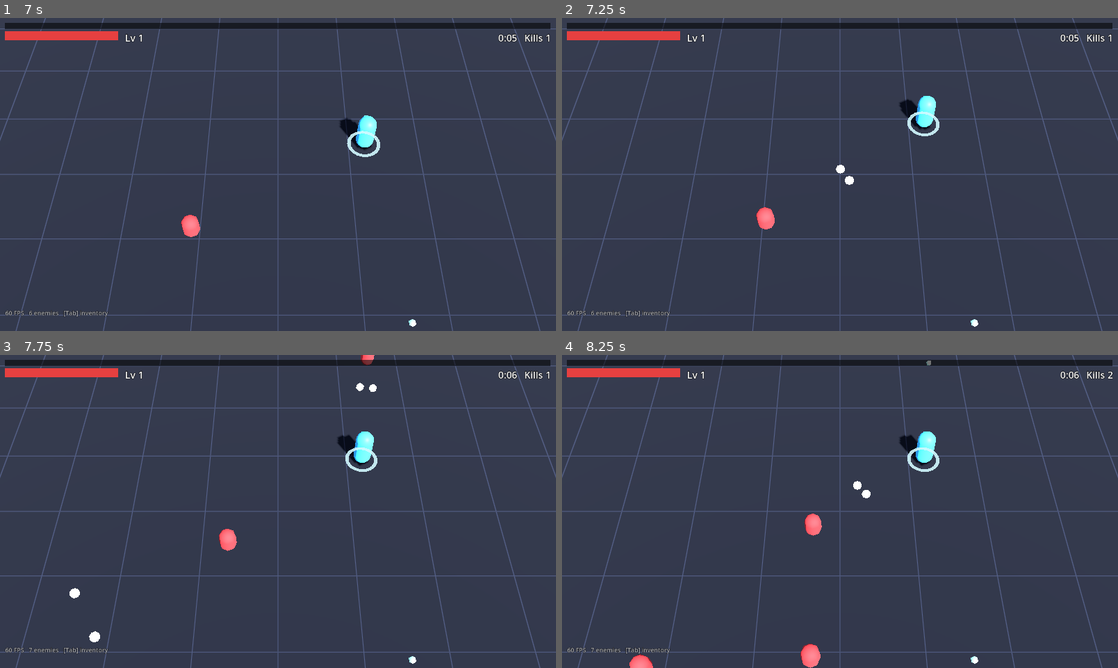
Above: before the commit, frames 1-4 (two rows, left to right).
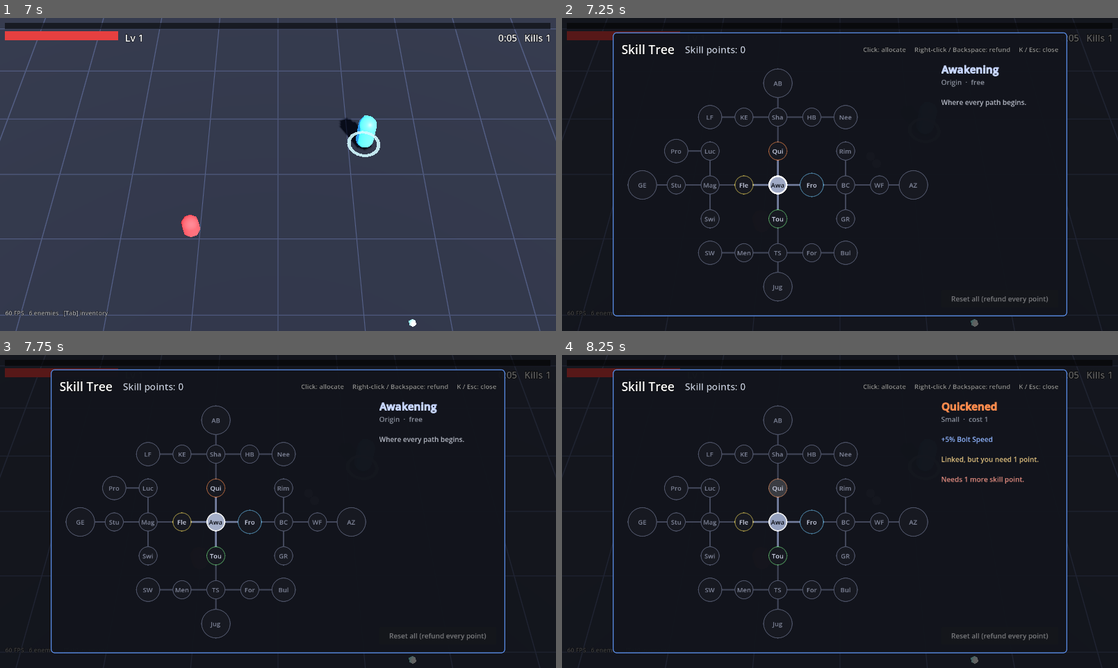
Above: after the commit, the same moments.

Repository: MarkJRogers92/ARPG
Game: Godot game, scene res://scenes/main.tscn
Same seed, same stepped clock (60 frames per second), same inputs: the game is played once before the commit and once after it.
Inputs (mouse positions are in pixels of both pictures, inside the frame that each line leads up to):
- Up to frame 1 (7 s): tap Enter at 0.5, 5 s; move the mouse to (400, 158) at 0.52 s; hold D (move_right) 0.53-1.25 s; tap Backspace at 0.6, 2.1 s; click (400, 158) at 0.67 s; tap Delete at 0.8, 2.3, 3.8, 5.1, 6.6 s; drag from (166, 190) to (250, 237) at 1.27 s; tap Space at 2 s; move the mouse to (333, 105) at 2.02 s; hold D (move_right) 2.03-2.75 s; click (333, 105) at 2.17 s; drag from (250, 237) to (111, 127) at 2.77 s; move the mouse to (444, 221) at 3.52 s; hold A (move_left) 3.53-4.25 s; tap 1 at 3.6 s; click (444, 221) at 3.67 s; tap Tab (inventory) at 4.15 s; drag from (111, 127) to (194, 96) at 4.27 s; move the mouse to (305, 174) at 5.02 s; hold S (move_down) 5.03-5.75 s; click (305, 174) at 5.17 s; tap Escape (ui_cancel) at 5.65 s; drag from (194, 96) to (166, 190) at 5.77 s; move the mouse to (400, 158) at 6.52 s; hold W (move_up) from 6.53 s (still down); click (400, 158) at 6.67 s
- Up to frame 2 (7.25 s): keep holding W (move_up); tap K (skill_tree, bound only after the commit) at 7.15 s
- Up to frame 3 (7.75 s): release W (move_up) at 7.25 s; click (216, 520) at 7.25 s, where only the run after the commit has a clickable "Awa"
- Up to frame 4 (8.25 s): click (778, 486) at 8 s, where only the run after the commit has a clickable "Qui"

Frame 1 is identical in both runs. In frame 2, 96% of the frame differs, in the area x 0-100%, y 0-100%; in frame 3, 96%; in frame 4, 96%.

Commit message:
Add the skill tree screen, HUD indicator and tests
K (gamepad Back) opens a pausing skill tree screen: a node graph with
drawn links, nodes colored by branch and styled by state (owned, available,
reachable but unaffordable, locked), a details pane with each modifier
colored by upside or downside, allocate on click or Enter, refund on
right-click or Backspace, and a reset button. Refusals say why (not
linked, not enough points, other nodes depend on it).

The HUD shows unspent skill points and a toast announces new ones.
tools/skill_ui_test.gd drives the real screen through the real input action.

Co-Authored-By: Claude <noreply@anthropic.com>
Claude-Session: https://claude.ai/code/session_01A9szgScGYmL6Tz5tVYtqyC

Diff:
--- a/project.godot
+++ b/project.godot
@@ -56,3 +56,9 @@
 , Object(InputEventJoypadButton,"resource_local_to_scene":false,"resource_name":"","device":-1,"button_index":3,"pressure":0.0,"pressed":false,"script":null)
 ]
 }
+skill_tree={
+"deadzone": 0.2,
+"events": [Object(InputEventKey,"resource_local_to_scene":false,"resource_name":"","device":-1,"window_id":0,"alt_pressed":false,"shift_pressed":false,"ctrl_pressed":false,"meta_pressed":false,"pressed":false,"keycode":0,"physical_keycode":75,"key_label":0,"unicode":0,"location":0,"echo":false,"script":null)
+, Object(InputEventJoypadButton,"resource_local_to_scene":false,"resource_name":"","device":-1,"button_index":4,"pressure":0.0,"pressed":false,"script":null)
+]
+}
--- a/scenes/main.tscn
+++ b/scenes/main.tscn
@@ -10,6 +10,7 @@
 [ext_resource type="Script" path="res://scripts/hud.gd" id="8_hud"]
 [ext_resource type="Script" path="res://scripts/items/loot_manager.gd" id="10_loot"]
 [ext_resource type="Script" path="res://scripts/inventory_screen.gd" id="11_inventory"]
+[ext_resource type="Script" path="res://scripts/skills/skill_tree_screen.gd" id="12_skills"]
 [ext_resource type="Shader" path="res://shaders/ground_grid.gdshader" id="9_shader"]
 
 [sub_resource type="Environment" id="Environment_main"]
@@ -105,3 +106,6 @@
 
 [node name="InventoryScreen" type="CanvasLayer" parent="."]
 script = ExtResource("11_inventory")
+
+[node name="SkillTreeScreen" type="CanvasLayer" parent="."]
+script = ExtResource("12_skills")
--- a/scripts/hud.gd
+++ b/scripts/hud.gd
@@ -9,6 +9,7 @@
 var _hp_bar: ProgressBar
 var _xp_bar: ProgressBar
 var _level_label: Label
+var _skill_label: Label
 var _time_label: Label
 var _kills_label: Label
 var _debug_label: Label
@@ -28,12 +29,14 @@
 
 
 ## Refresh the always-on display. Cheap enough to call every frame.
-func refresh(stats: PlayerStats, elapsed: float, kills: int, enemies: int) -> void:
+func refresh(stats: PlayerStats, elapsed: float, kills: int, enemies: int, skill_points := 0) -> void:
 	_hp_bar.max_value = stats.max_hp
 	_hp_bar.value = stats.hp
 	_xp_bar.max_value = stats.xp_to_next
 	_xp_bar.value = stats.xp
 	_level_label.text = "Lv %d" % stats.level
+	_skill_label.visible = skill_points > 0
+	_skill_label.text = "%d skill point%s  [K]" % [skill_points, "" if skill_points == 1 else "s"]
 	_time_label.text = _format_time(elapsed)
 	_kills_label.text = "Kills %d" % kills
 	_debug_label.text = "%d FPS   %d enemies   [Tab] inventory" % [Engine.get_frames_per_second(), enemies]
@@ -127,6 +130,10 @@
 	row.add_child(_hp_bar)
 	_level_label = _make_label(22)
 	row.add_child(_level_label)
+	_skill_label = _make_label(18)
+	_skill_label.modulate = Color(1.0, 0.85, 0.3)
+	_skill_label.visible = false
+	row.add_child(_skill_label)
 	var spacer := Control.new()
 	spacer.size_flags_horizontal = Control.SIZE_EXPAND_FILL
 	spacer.mouse_filter = Control.MOUSE_FILTER_IGNORE
--- a/scripts/main.gd
+++ b/scripts/main.gd
@@ -23,6 +23,7 @@
 @onready var _director: WaveDirector = $WaveDirector
 @onready var _hud: Hud = $Hud
 @onready var _inventory_screen: InventoryScreen = $InventoryScreen
+@onready var _skill_screen: SkillTreeScreen = $SkillTreeScreen
 @onready var _ground: Node3D = $Ground
 
 
@@ -40,6 +41,10 @@
 	_hud.upgrade_chosen.connect(_on_upgrade_chosen)
 	_inventory_screen.setup(_player)
 	_inventory_screen.closed.connect(func() -> void: get_tree().paused = false)
+	_skill_screen.setup(_player)
+	_skill_screen.closed.connect(func() -> void: get_tree().paused = false)
+	_player.skill_points_gained.connect(func(n: int) -> void:
+		_hud.toast("+%d skill point%s  [K]" % [n, "" if n == 1 else "s"], Color(1.0, 0.85, 0.3)))
 	_hud.restart_pressed.connect(func() -> void: get_tree().reload_current_scene())
 
 
@@ -78,15 +83,23 @@
 			snappedf(_player.global_position.x, GROUND_SNAP), 0.0,
 			snappedf(_player.global_position.z, GROUND_SNAP))
 
-	_hud.refresh(_player.stats, elapsed, kills, _enemy_count())
+	_hud.refresh(_player.stats, elapsed, kills, _enemy_count(), _player.skills.points)
 
 
 func _unhandled_input(event: InputEvent) -> void:
-	# While the screen is open it handles its own close key (the tree is paused).
-	if event.is_action_pressed("inventory") and not _choosing_upgrade and not _game_over:
-		get_tree().paused = true
-		_inventory_screen.open()
-		get_viewport().set_input_as_handled()
+	# While a screen is open it handles its own close key (the tree is paused).
+	if _choosing_upgrade or _game_over:
+		return
+	if event.is_action_pressed("inventory"):
+		_open_screen(_inventory_screen)
+	elif event.is_action_pressed("skill_tree"):
+		_open_screen(_skill_screen)
+
+
+func _open_screen(screen: Node) -> void:
+	get_tree().paused = true
+	screen.open()
+	get_viewport().set_input_as_handled()
 
 
 func _enemy_count() -> int:
--- /dev/null
+++ b/scripts/skills/skill_tree_screen.gd
@@ -0,0 +1,330 @@
+class_name SkillTreeScreen
+extends CanvasLayer
+## The pausing skill tree screen, built in code like the other panels.
+##
+## Click a node to allocate it, right-click (or Backspace on a focused node) to
+## refund it. Hover or focus a node for its details. Arrow keys / d-pad move
+## between nodes and Enter allocates, so it plays on a controller too.
+##
+## Node states: owned (filled), available (bright ring: linked to something you
+## own and affordable), reachable but too expensive (dim ring), locked (grey).
+
+signal closed
+
+const SPACING := 78.0
+const NODE_SIZES := {
+	SkillData.Tier.SMALL: 44.0,
+	SkillData.Tier.NOTABLE: 56.0,
+	SkillData.Tier.KEYSTONE: 68.0,
+}
+
+var _tree: SkillTree
+
+var _root: Control
+var _canvas: Control
+var _buttons := {}
+var _points_label: Label
+var _details: RichTextLabel
+var _reset_button: Button
+var _shown := SkillData.ROOT
+var _message := ""
+
+
+func _ready() -> void:
+	process_mode = Node.PROCESS_MODE_ALWAYS # works while the tree is paused
+	layer = 11
+	_build()
+	_root.hide()
+
+
+func setup(player: Player) -> void:
+	_tree = player.skills
+	_tree.changed.connect(func() -> void:
+		if is_open():
+			_refresh())
+
+
+func is_open() -> bool:
+	return _root.visible
+
+
+func open() -> void:
+	_message = ""
+	_refresh()
+	_root.show()
+	# Start on something you can actually buy, or the origin.
+	var start: String = SkillData.ROOT
+	for id: String in SkillData.ids():
+		if _tree.can_allocate(id):
+			start = id
+			break
+	(_buttons[start] as Button).grab_focus.call_deferred()
+
+
+func close() -> void:
+	_root.hide()
+	closed.emit()
+
+
+func _input(event: InputEvent) -> void:
+	if is_open() and (event.is_action_pressed("skill_tree") or event.is_action_pressed("ui_cancel")):
+		close()
+		get_viewport().set_input_as_handled()
+
+
+# --- actions ---------------------------------------------------------------------
+
+func _on_node_pressed(id: String) -> void:
+	_shown = id
+	if _tree.is_allocated(id):
+		_message = ""
+	elif not _tree.is_reachable(id):
+		_message = "[color=#e08a7e]Not connected to your tree yet.[/color]"
+	elif not _tree.can_allocate(id):
+		var missing := SkillData.cost(id) - _tree.points
+		_message = "[color=#e08a7e]Needs %d more skill point%s.[/color]" % [missing, "" if missing == 1 else "s"]
+	else:
+		_message = ""
+		_tree.allocate(id)
+		return # changed() refreshes
+	_show_details()
+
+
+func _on_node_input(event: InputEvent, id: String) -> void:
+	var refund := false
+	var mouse := event as InputEventMouseButton
+	if mouse and mouse.pressed and mouse.button_index == MOUSE_BUTTON_RIGHT:
+		refund = true
+	var key := event as InputEventKey
+	if key and key.pressed and not key.echo and key.keycode in [KEY_BACKSPACE, KEY_DELETE]:
+		refund = true
+	if not refund:
+		return
+	_shown = id
+	if _tree.is_allocated(id) and id != SkillData.ROOT and not _tree.can_refund(id):
+		_message = "[color=#e08a7e]Other nodes depend on this one. Refund those first.[/color]"
+		_show_details()
+	else:
+		_message = ""
+		_tree.refund(id)
+	get_viewport().set_input_as_handled()
+
+
+func _on_reset_pressed() -> void:
+	_message = ""
+	_tree.reset()
+
+
+# --- drawing ---------------------------------------------------------------------
+
+func _refresh() -> void:
+	for id: String in _buttons:
+		_style_button(_buttons[id], id)
+	_points_label.text = "Skill points: %d" % _tree.points
+	_points_label.modulate = Color(1.0, 0.85, 0.3) if _tree.points > 0 else Color(0.75, 0.78, 0.85)
+	_reset_button.disabled = _tree.spent() == 0
+	_canvas.queue_redraw()
+	_show_details()
+
+
+func _show_details() -> void:
+	var def: Dictionary = SkillData.NODES[_shown]
+	var branch_color: Color = SkillData.color(_shown)
+	var text := "[font_size=24][color=#%s][b]%s[/b][/color][/font_size]\n" % [branch_color.to_html(false), def["name"]]
+	text += "[color=#8a8f9c]%s  ·  %s[/color]\n\n" % [
+		SkillData.TIER_NAMES[def["tier"]] if _shown != SkillData.ROOT else "Origin",
+		"cost %d" % SkillData.cost(_shown) if _shown != SkillData.ROOT else "free"]
+
+	for mod: Dictionary in def["mods"]:
+		if mod["stat"] == "aura_level":
+			continue
+		var color := "e08a7e" if mod["value"] < 0.0 else "8fb4ff"
+		text += "[color=#%s]%s[/color]\n" % [color, ItemData.mod_text(mod)]
+	if def.has("note"):
+		text += "[color=#b8bcc8]%s[/color]\n" % def["note"]
+
+	text += "\n"
+	if _shown == SkillData.ROOT:
+		pass
+	elif _tree.is_allocated(_shown):
+		text += "[color=#7ee08a]Owned[/color]  [color=#8a8f9c]- right-click to refund[/color]\n"
+	elif _tree.can_allocate(_shown):
+		text += "[color=#7ee08a]Click to allocate[/color]\n"
+	elif _tree.is_reachable(_shown):
+		text += "[color=#e0c07e]Linked, but you need %d point%s.[/color]\n" % [
+			SkillData.cost(_shown), "" if SkillData.cost(_shown) == 1 else "s"]
+	else:
+		text += "[color=#8a8f9c]Locked: not linked to your tree yet.[/color]\n"
+	if _message != "":
+		text += "\n" + _message
+	_details.text = text
+
+
+func _draw_links() -> void:
+	var center := _canvas.size / 2.0
+	var drawn := {}
+	for a: String in SkillData.ids():
+		for b: String in SkillData.neighbors(a):
+			var key := a + "|" + b if a < b else b + "|" + a
+			if drawn.has(key):
+				continue
+			drawn[key] = true
+			var from := center + Vector2(SkillData.NODES[a]["pos"]) * SPACING
+			var to := center + Vector2(SkillData.NODES[b]["pos"]) * SPACING
+			var a_owned := _tree.is_allocated(a)
+			var b_owned := _tree.is_allocated(b)
+			if a_owned and b_owned:
+				# Colored by the outer node, so each branch glows its own color.
+				var outer := b if a == SkillData.ROOT else a
+				_canvas.draw_line(from, to, SkillData.color(outer), 5.0, true)
+			elif a_owned or b_owned:
+				_canvas.draw_line(from, to, Color(0.55, 0.6, 0.75, 0.8), 3.0, true)
+			else:
+				_canvas.draw_line(from, to, Color(0.28, 0.3, 0.38, 0.9), 2.0, true)
+
+
+func _style_button(button: Button, id: String) -> void:
+	var branch: Color = SkillData.color(id)
+	var size: float = button.custom_minimum_size.x
+	var owned := _tree.is_allocated(id)
+	var affordable := _tree.can_allocate(id)
+	var reachable := _tree.is_reachable(id)
+
+	var fill := Color(0.09, 0.1, 0.13)
+	var border := Color(0.3, 0.32, 0.4)
+	var border_width := 2
+	var text_color := Color(0.5, 0.52, 0.6)
+	if owned:
+		fill = branch.darkened(0.25)
+		border = Color(1, 1, 1, 0.9)
+		border_width = 3
+		text_color = Color(0.05, 0.06, 0.09)
+	elif affordable:
+		border = branch
+		border_width = 4
+		text_color = Color.WHITE
+	elif reachable:
+		border = Color(branch, 0.5)
+		text_color = Color(0.8, 0.82, 0.9)
+
+	for state in ["normal", "pressed", "disabled"]:
+		button.add_theme_stylebox_override(state, _circle(fill, border, border_width, size))
+	button.add_theme_stylebox_override("hover", _circle(fill.lightened(0.15), border.lightened(0.2), border_width, size))
+	button.add_theme_stylebox_override("focus", _circle(fill.lightened(0.1), Color.WHITE, 4, size))
+	for state in ["font_color", "font_hover_color", "font_pressed_color", "font_focus_color"]:
+		button.add_theme_color_override(state, text_color)
+
+
+func _circle(fill: Color, border: Color, border_width: int, size: float) -> StyleBoxFlat:
+	var style := StyleBoxFlat.new()
+	style.bg_color = fill
+	style.border_color = border
+	style.set_border_width_all(border_width)
+	style.set_corner_radius_all(int(size / 2.0))
+	return style
+
+
+func _build() -> void:
+	_root = ColorRect.new()
+	(_root as ColorRect).color = Color(0, 0, 0, 0.62)
+	_root.set_anchors_preset(Control.PRESET_FULL_RECT)
+	add_child(_root)
+
+	var center := CenterContainer.new()
+	center.set_anchors_preset(Control.PRESET_FULL_RECT)
+	_root.add_child(center)
+	var panel := PanelContainer.new()
+	panel.add_theme_stylebox_override("panel", UiStyle.panel())
+	center.add_child(panel)
+	var margin := MarginContainer.new()
+	for side in ["left", "right", "top", "bottom"]:
+		margin.add_theme_constant_override("margin_" + side, 18)
+	panel.add_child(margin)
+	var column := VBoxContainer.new()
+	column.add_theme_constant_override("separation", 10)
+	margin.add_child(column)
+
+	# Header
+	var header := HBoxContainer.new()
+	header.add_theme_constant_override("separation", 24)
+	column.add_child(header)
+	var title := UiStyle.label(28)
+	title.text = "Skill Tree"
+	header.add_child(title)
+	_points_label = UiStyle.label(22)
+	header.add_child(_points_label)
+	var spacer := Control.new()
+	spacer.size_flags_horizontal = Control.SIZE_EXPAND_FILL
+	header.add_child(spacer)
+	var hint := UiStyle.label(15)
+	hint.text = "Click: allocate     Right-click / Backspace: refund     K / Esc: close"
+	hint.modulate = Color(1, 1, 1, 0.55)
+	header.add_child(hint)
+
+	# Body: the graph on the left, details on the right.
+	var body := HBoxContainer.new()
+	body.add_theme_constant_override("separation", 16)
+	column.add_child(body)
+
+	var extent := Vector2.ZERO
+	for id: String in SkillData.ids():
+		var pos: Vector2i = SkillData.NODES[id]["pos"]
+		extent = extent.max(Vector2(absi(pos.x), absi(pos.y)))
+	_canvas = Control.new()
+	_canvas.custom_minimum_size = extent * 2.0 * SPACING + Vector2(96, 96)
+	_canvas.draw.connect(_draw_links)
+	body.add_child(_canvas)
+
+	var side := VBoxContainer.new()
+	side.custom_minimum_size.x = 270
+	side.add_theme_constant_override("separation", 10)
+	body.add_child(side)
+	_details = RichTextLabel.new()
+	_details.bbcode_enabled = true
+	_details.focus_mode = Control.FOCUS_NONE
+	_details.size_flags_vertical = Control.SIZE_EXPAND_FILL
+	_details.custom_minimum_size = Vector2(270, 360)
+	_details.add_theme_font_size_override("normal_font_size", 16)
+	_details.add_theme_font_size_override("bold_font_size", 16)
+	side.add_child(_details)
+	_reset_button = Button.new()
+	_reset_button.text = "Reset all (refund every point)"
+	_reset_button.custom_minimum_size = Vector2(0, 40)
+	_reset_button.pressed.connect(_on_reset_pressed)
+	side.add_child(_reset_button)
+
+	# Node buttons sit on the canvas, positioned around its center.
+	for id: String in SkillData.ids():
+		var def: Dictionary = SkillData.NODES[id]
+		var size: float = NODE_SIZES[def["tier"]]
+		var button := Button.new()
+		button.custom_minimum_size = Vector2(size, size)
+		button.size = Vector2(size, size)
+		button.position = _canvas.custom_minimum_size / 2.0 + Vector2(def["pos"]) * SPACING - Vector2(size, size) / 2.0
+		button.text = _initials(def["name"])
+		button.add_theme_font_size_override("font_size", 15)
+		button.pressed.connect(_on_node_pressed.bind(id))
+		button.gui_input.connect(_on_node_input.bind(id))
+		button.mouse_entered.connect(func() -> void: _hover(id))
+		button.focus_entered.connect(func() -> void: _hover(id))
+		_canvas.add_child(button)
+		_buttons[id] = button
+
+
+func _hover(id: String) -> void:
+	_shown = id
+	_message = ""
+	_show_details()
+
+
+## A short label that fits in the node: initials for two-word names ("Keen Eye"
+## -> "KE"), the first three letters for single words ("Quickened" -> "Qui").
+func _initials(node_name: String) -> String:
+	var words := node_name.split(" ")
+	if words.size() == 1:
+		return node_name.substr(0, 3)
+	var letters := ""
+	for word in words:
+		if word != "" and letters.length() < 2:
+			letters += word.substr(0, 1)
+	return letters
--- /dev/null
+++ b/tools/skill_ui_test.gd
@@ -0,0 +1,117 @@
+extends SceneTree
+## Drives the real skill tree screen through the real input action, headless.
+##
+##   godot --headless --path . -s tools/skill_ui_test.gd
+##
+## Exit code 0 on success.
+
+var _main: Node
+var _frame := 0
+var _failures := 0
+var _player: Player
+var _screen: SkillTreeScreen
+var _hud: Hud
+
+
+func _initialize() -> void:
+	_main = load("res://scenes/main.tscn").instantiate()
+	root.add_child(_main)
+
+
+func _check(ok: bool, message: String) -> void:
+	if not ok:
+		_failures += 1
+	print("  %s  %s" % ["ok  " if ok else "FAIL", message])
+
+
+func _press_action(action: String) -> void:
+	for pressed in [true, false]:
+		var e := InputEventAction.new()
+		e.action = action
+		e.pressed = pressed
+		Input.parse_input_event(e)
+
+
+func _click(id: String) -> void:
+	(_screen._buttons[id] as Button).pressed.emit()
+
+
+func _right_click(id: String) -> void:
+	var e := InputEventMouseButton.new()
+	e.button_index = MOUSE_BUTTON_RIGHT
+	e.pressed = true
+	(_screen._buttons[id] as Button).gui_input.emit(e)
+
+
+func _key(id: String, keycode: Key) -> void:
+	var e := InputEventKey.new()
+	e.keycode = keycode
+	e.pressed = true
+	(_screen._buttons[id] as Button).gui_input.emit(e)
+
+
+func _process(_delta: float) -> bool:
+	_frame += 1
+	var skills: SkillTree
+	match _frame:
+		2:
+			_player = _main.get_node("Player")
+			_screen = _main.get_node("SkillTreeScreen")
+			_hud = _main.get_node("Hud")
+			_main.get_node("WaveDirector").base_rate = 0.0
+			_main.get_node("WaveDirector").rate_growth = 0.0
+			_main.get_node("WaveDirector").rate_acceleration = 0.0
+			_player.skills.add_points(8)
+			print("opening the tree with the skill key")
+			_press_action("skill_tree")
+		4:
+			skills = _player.skills
+			_check(_screen.is_open() and paused, "skill key opens the screen and pauses the game")
+			_check(_screen._buttons.size() == SkillData.NODES.size(), "one button per node (%d)" % _screen._buttons.size())
+			_check(_screen._points_label.text == "Skill points: 8", "header shows the points ('%s')" % _screen._points_label.text)
+			_check(_hud._skill_label.visible and _hud._skill_label.text.begins_with("8 skill points"), "HUD shows unspent points ('%s')" % _hud._skill_label.text)
+
+			var cooldown_before := _player.stats.bolt_cooldown
+			_click("o1")
+			_check(skills.is_allocated("o1") and skills.points == 7, "clicking an adjacent node allocates it")
+			_check(_player.stats.bolt_cooldown < cooldown_before, "...and the stats change")
+			_check(_screen._points_label.text == "Skill points: 7", "header updates")
+
+			_click("o5")
+			_check(not skills.is_allocated("o5") and _screen._message.contains("Not connected"), "a node that isn't linked to yours is refused with a reason")
+			_click("o2")
+			_click("o5")
+			_check(skills.is_allocated("o5") and skills.points == 3, "the keystone is bought once it's reachable (points left: %d)" % skills.points)
+			_click("a1")
+			_check(skills.is_allocated("a1") and skills.points == 1, "an Aura gateway costs 2 (points left: %d)" % skills.points)
+			_click("a2")
+			_check(skills.points == 0, "spend the last point")
+			_click("a3")
+			_check(not skills.is_allocated("a3") and _screen._message.contains("more skill point"), "an unaffordable node says how many points are missing ('%s')" % _screen._message)
+		6:
+			skills = _player.skills
+			_right_click("o1")
+			_check(skills.is_allocated("o1") and _screen._message.contains("depend"), "right-click on a node others depend on is refused with a reason")
+			_right_click("o5")
+			_check(not skills.is_allocated("o5") and skills.points == 3, "right-click refunds a leaf and returns its cost")
+			_key("a2", KEY_BACKSPACE)
+			_check(not skills.is_allocated("a2") and skills.points == 4, "Backspace on a focused node refunds it")
+			_check(_player.stats.bolt_count == int(PlayerStats.BASE["bolt_count"]), "Arcane Barrage's bonus is gone after the refund")
+		8:
+			skills = _player.skills
+			_click("a2")
+			_click("o3")
+			var spent := skills.spent()
+			_check(spent > 0 and not _screen._reset_button.disabled, "Reset is enabled once something is spent")
+			_screen._reset_button.pressed.emit()
+			_check(skills.spent() == 0 and skills.points == 8, "Reset returns every point (%d)" % skills.points)
+			_check(_screen._reset_button.disabled, "...and disables itself")
+			print("closing with the skill key")
+			_press_action("skill_tree")
+		10:
+			_check(not _screen.is_open() and not paused, "skill key closes the screen and resumes")
+			_check(_hud._skill_label.visible, "HUD still shows the unspent points")
+			print("")
+			print("SKILL UI TEST %s" % ("PASSED" if _failures == 0 else "FAILED (%d)" % _failures))
+			quit(0 if _failures == 0 else 1)
+	return false
Not shown: 1 places in scenes/main.tscn that only renumber resources
Not shown, added: scripts/skills/skill_tree_screen.gd.uid
Not shown, added: tools/skill_ui_test.gd.uid
